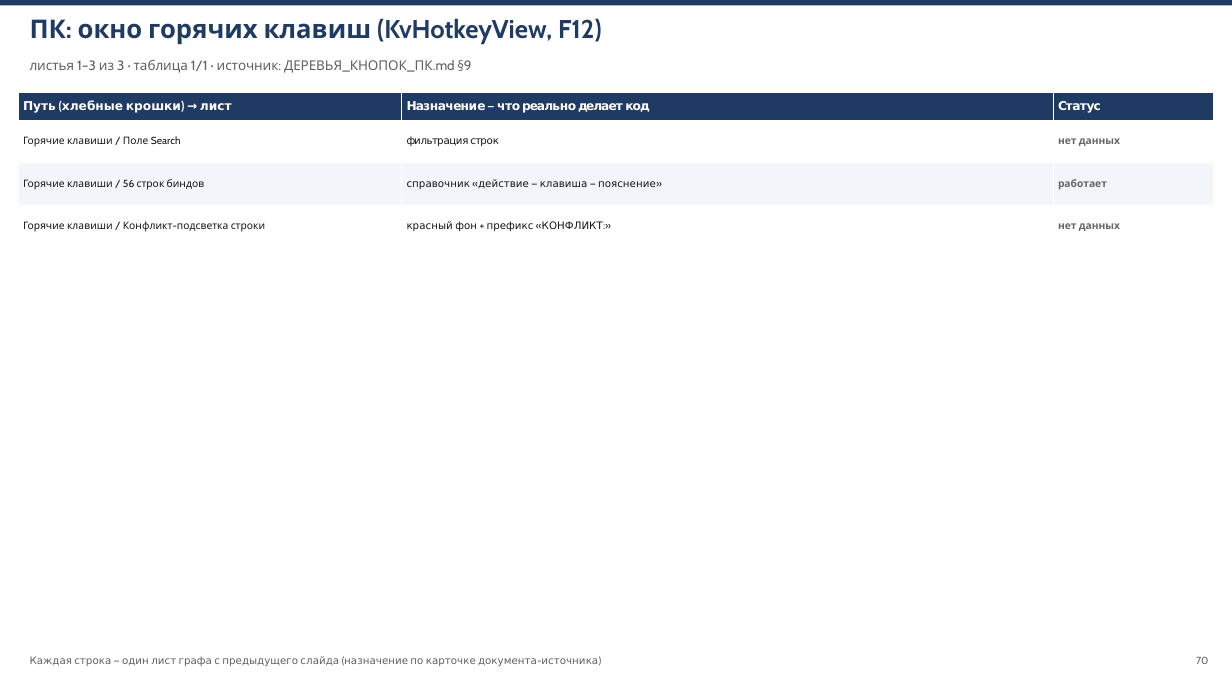
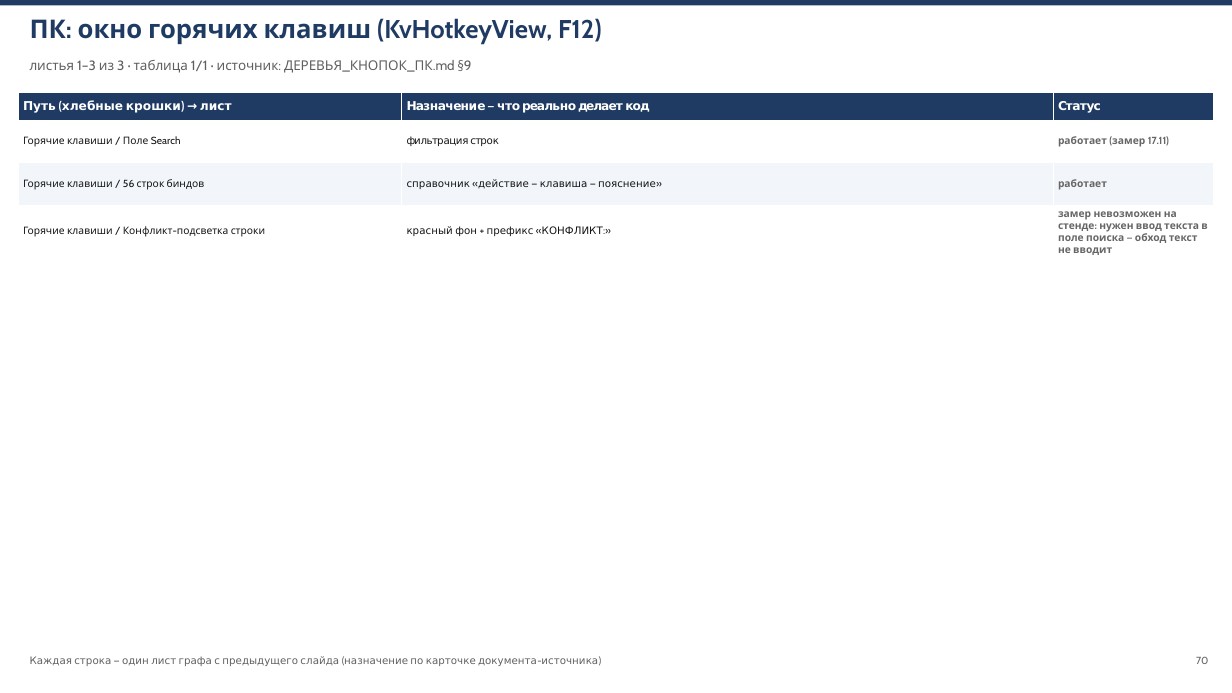
Before and after one commit to V1iktorK/KazistovVv, a slide deck: slide 70 of Docs/КОНСПЕКТ_КНОПОК.pptx. Drawn at 1232x693 pixels with LibreOffice and Linux fonts; fonts in the diff are those of the drawing. Boxes give left, top, right and bottom in pixels: in the first picture for what was removed or moved away, otherwise in the second. Text is boxed around its words. In the diff, an @@ line names an element or a change of style, - is before the commit and + after.

Commit message:
кампания «каждый листочек путеводителя закрыт», волна 4 (документы): 22 листа закрыты (13 замером самопрогона 17.11 — AR 454 элемента/0 провалов, VR+MR 17.11, MR-чистое состояние; 9 тестами), 60 получили честную причину «замер невозможен на стенде» (+1 частично), снято с CSV, осталось 273

```diff
--- a/Docs/КОНСПЕКТ_КНОПОК.pptx
+++ b/Docs/КОНСПЕКТ_КНОПОК.pptx
@@ table at (x1=18, y1=92, x2=1214, y2=259) @@
-row 2, column 3: нет данных
+row 2, column 3: работает (замер 17.11)
-row 4, column 3: нет данных
+row 4, column 3: замер невозможен на стенде: нужен ввод текста в поле поиска — обход текст не вводит
```
Also in this commit, not shown: 19 other slides changed, 1 other file.
